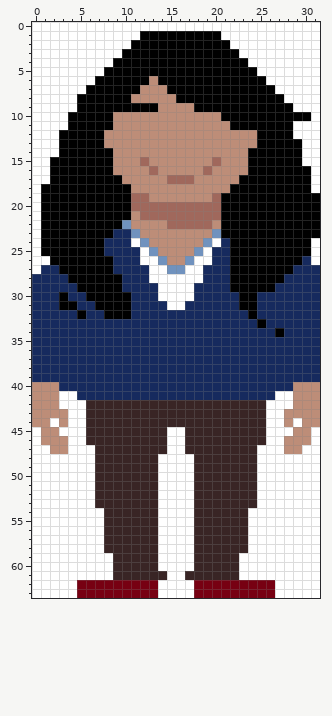
Pixel-art sprite, stored at basit.png. The picture above was drawn from the file before the commit.
The file is 32x64 pixels.
After the commit:
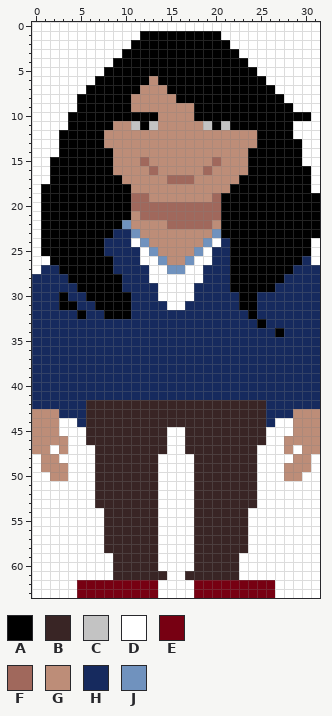
Palette (. is transparent): A #000000  B #392525  C #c3c3c3  D #ffffff  E #770012  F #a0685c  G #bd8d78  H #162a5e  J #7092be
Commit: gave nada eyes
Changes in this commit:
@@ x 7..23 @@
  8 AAAAGGGGGAAAAAAAA
- 9 AAAAAAAGGGGAAAAAA
-10 AAGGGGGGGGGGGGAAA
-11 AAGGGGGGGGGGGGGAA
+ 9 AAAAGGGGGGGAAAAAA
+10 AAAAAAAGGGGAAAAAA
+11 AAGGCACGGGGGCACAA
 12 AGGGGGGGGGGGGGGGG
@@ x 0..31 @@
 39 HHHHHHHHHHHHHHHHHHHHHHHHHHHHHHHH
-40 GGGHHHHHHHHHHHHHHHHHHHHHHHHHHGGG
-41 GGGDDHHHHHHHHHHHHHHHHHHHHHHDDGGG
-42 GGGDDDBBBBBBBBBBBBBBBBBBBBDDDGGG
-43 GGGGDDBBBBBBBBBBBBBBBBBBBBDDGGGG
-44 GGDGDDBBBBBBBBBBBBBBBBBBBBDDGDGG
-45 DGGDDDBBBBBBBBBDDBBBBBBBBBDDDGGD
-46 DGGGDDBBBBBBBBBDDBBBBBBBBBDDGGGD
-47 DDGGDDDBBBBBBBBDDBBBBBBBBDDDGGDD
-48 DDDDDDDBBBBBBBDDDDBBBBBBBDDDDDDD
-49 DDDDDDDBBBBBBBDDDDBBBBBBBDDDDDDD
-50 DDDDDDDBBBBBBBDDDDBBBBBBBDDDDDDD
+40 HHHHHHHHHHHHHHHHHHHHHHHHHHHHHHHH
+41 HHHHHHHHHHHHHHHHHHHHHHHHHHHHHHHH
+42 HHHHHHBBBBBBBBBBBBBBBBBBBBHHHHHH
+43 GGGHHHBBBBBBBBBBBBBBBBBBBBHHHGGG
+44 GGGDDHBBBBBBBBBBBBBBBBBBBBHDDGGG
+45 GGGDDDBBBBBBBBBDDBBBBBBBBBDDDGGG
+46 GGGGDDBBBBBBBBBDDBBBBBBBBBDDGGGG
+47 GGDGDDDBBBBBBBBDDBBBBBBBBDDDGDGG
+48 DGGDDDDBBBBBBBDDDDBBBBBBBDDDDGGD
+49 DGGGDDDBBBBBBBDDDDBBBBBBBDDDGGGD
+50 DDGGDDDBBBBBBBDDDDBBBBBBBDDDGGDD
 51 DDDDDDDBBBBBBBDDDDBBBBBBBDDDDDDD
Changed places in both pictures, as pixel boxes (x1, y1, x2, y2):
changed: (113, 103, 158, 130)
changed: (194, 112, 230, 130)
changed: (32, 382, 86, 481)
changed: (266, 382, 320, 481)
